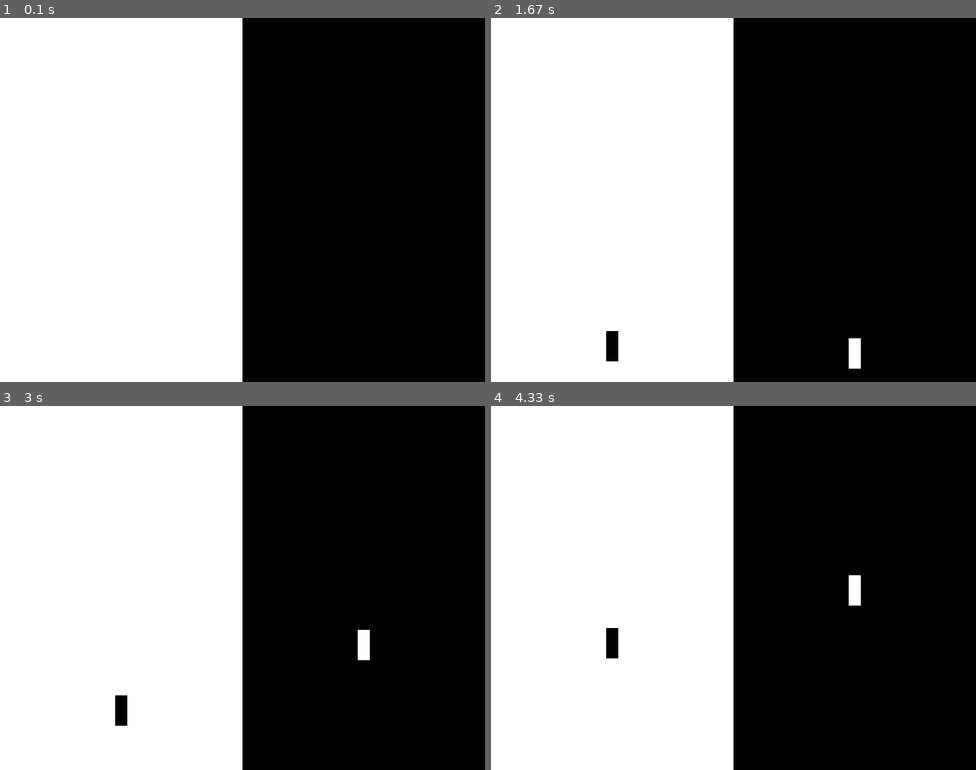
Above: before the commit, frames 1-4 (two rows, left to right).
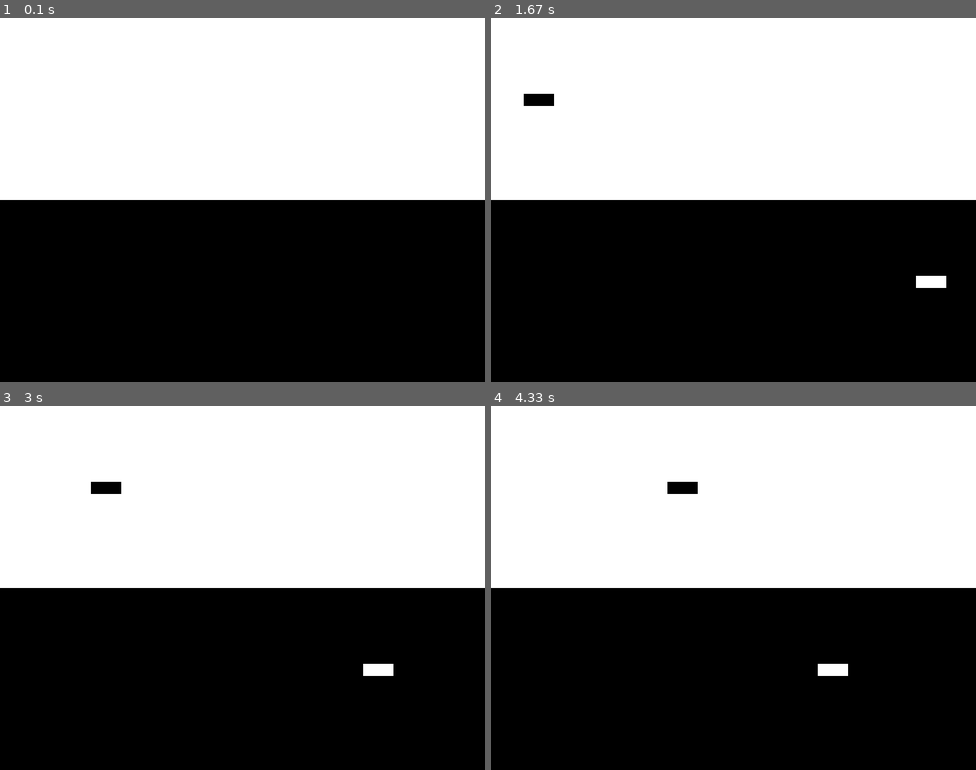
Above: after the commit, the same moments.

Repository: AndreiTsukov/PythonFiles
Game: pygame game, started from Classwork/pygame/lesson10/Rocket.py
Same seed, same stepped clock (60 frames per second), same inputs: the game is played once before the commit and once after it.
Inputs (mouse positions are in pixels of both pictures, inside the frame that each line leads up to):
- Up to frame 1 (0.1 s): no input
- Up to frame 2 (1.67 s): press the mouse at (733, 221) at 0.37 s; move the mouse to (675, 214) at 0.47 s; release the mouse at (617, 203) at 0.6 s; press the mouse at (733, 221) at 0.7 s; move the mouse to (772, 149) at 0.8 s; release the mouse at (806, 72) at 0.93 s; click (912, 327) at 1.05 s; click (617, 127) at 1.38 s
- Up to frame 3 (3 s): press the mouse at (126, 515) at 1.7 s; move the mouse to (247, 580) at 1.8 s; release the mouse at (368, 646) at 1.93 s; press the mouse at (126, 515) at 2.03 s; move the mouse to (247, 537) at 2.13 s; release the mouse at (368, 555) at 2.27 s; click (412, 682) at 2.38 s; click (344, 522) at 2.72 s
- Up to frame 4 (4.33 s): click (617, 653) at 3.55 s; click (626, 558) at 3.88 s; click (588, 722) at 4.22 s

The runs differ from the first frame. In frame 1, 50% of the frame differs, in the area x 0-100%, y 0-100%; in frame 2, 50%; in frame 3, 50%; in frame 4, 50%.

Commit message:
working lesson10/Rocket.py (comments and variables not TRUE! )

Diff:
--- a/Classwork/pygame/lesson10/Kromski.py
+++ b/Classwork/pygame/lesson10/Rocket.py
@@ -7,9 +7,9 @@
 class Rocket:
     # ширина и высота у всех
     # экземпляров-ракет будут одинаковы
-    width_rocket = 20
-    height_rocket = 50
-    def __init__(self, surface, color):
+    width_rocket = 50
+    height_rocket = 20
+    def __init__(self, surface, color,j):
         """Конструктору необходимо передать поверхность, по которой
         будет летать ракета и цвет самой ракеты"""
         self.surf = surface
@@ -19,37 +19,49 @@
         # Координаты верхнего левого угла ракеты устанавливаются так,
         # чтобы ракета летела ровно по центру поверхности по горизонтали
         # и появлялась снизу.
-        self.x = surface.get_width()//2 - Rocket.width_rocket//2
-        self.y = surface.get_height()
-    def fly(self):
+        if j == 1:
+            self.x = 0
+            self.y = surface.get_height()//2 - Rocket.width_rocket//2
+        else:
+            self.x = surface.get_width()
+            self.y = surface.get_height()//2 - Rocket.width_rocket//2
+    def fly(self,j):
         """Вызов метода fly() поднимает ракету на 3 пикселя.
         Если ракета скрывается вверху, она снова появится снизу"""
-        pygame.draw.rect(self.surf, self.color, (self.x, self.y,
-        Rocket.width_rocket, Rocket.height_rocket))
-        self.y -= 3
+        #pygame.draw.polygon(self.surf, self.color, ([100,100], [50,200],[150,200]))
+        pygame.draw.rect(self.surf, self.color, (self.x, self.y,Rocket.width_rocket, Rocket.height_rocket))
+        if j == 1:
+            self.x += 3
+            if self.x > WIN_WIDTH:
+                self.x = 0
+        else:
+            self.x -= 3
+            if self.x < -Rocket.width_rocket:
+                # Поэтому перебрасываем ракету под нижнюю границу окна.
+                self.x = WIN_WIDTH
         # Если координата y ракеты уходит за -50, то значит она
         # полностью скрылась вверху.
-        if self.y < -Rocket.height_rocket:
-            # Поэтому перебрасываем ракету под нижнюю границу окна.
-            self.y = WIN_HEIGHT
+
 sc = pygame.display.set_mode((WIN_WIDTH, WIN_HEIGHT))
 # левая белая поверхность, равная половине окна
-surf_left = pygame.Surface((WIN_WIDTH//2, WIN_HEIGHT))
+surf_left = pygame.Surface((WIN_WIDTH, WIN_HEIGHT//2))
 surf_left.fill(WHITE)
 # правая черная поверхность, равная другой половине окна
-surf_right = pygame.Surface((WIN_WIDTH//2, WIN_HEIGHT))
+surf_right = pygame.Surface((WIN_WIDTH, WIN_HEIGHT//2))
 # размещаем поверхности на главной, указывая координаты
 # их верхних левых углов
 sc.blit(surf_left, (0, 0))
-sc.blit(surf_right, (WIN_WIDTH//2, 0))
+sc.blit(surf_right, (0, WIN_HEIGHT//2))
 # создаем черную ракету для левой поверхности
 # и белую - для правой
-rocket_left = Rocket(surf_left, BLACK)
-rocket_right = Rocket(surf_right, WHITE)
+j = 0
+rocket_left = Rocket(surf_left, BLACK,j)
+rocket_right = Rocket(surf_right, WHITE,j)
 # какая половина активна, до первого клика - никакая
 active_left = False
 active_right = False
 done = True
+
 while done:
     for i in pygame.event.get():
         if i.type == pygame.QUIT:
@@ -57,11 +69,11 @@
         elif i.type == pygame.MOUSEBUTTONUP:
         # если координата X клика меньше половины окна,
         # т. е. клик произошел в левой половине ...
-            if i.pos[0] < WIN_WIDTH//2:
+            if i.pos[1] < WIN_HEIGHT//2:
                 # то активируем левую, отключаем правую
                 active_left = True
                 active_right = False
-            elif i.pos[0] > WIN_WIDTH//2:
+            elif i.pos[1] > WIN_HEIGHT//2: # pos = [x,y] , x - 0  y - 1
                 # иначе - наоборот
                 active_right = True
                 active_left = False
@@ -70,14 +82,16 @@
         # то заливаем только ее цветом,
         surf_left.fill(WHITE)
         # поднимаем ракету,
-        rocket_left.fly()
+        j = 1
+        rocket_left.fly(j)
         # заново отрисовываем левую поверхность на главной.
         sc.blit(surf_left, (0, 0))
     elif active_right:
+        j = 0
         # Если активна правая -> аналогично
         surf_right.fill(BLACK)
-        rocket_right.fly()
-        sc.blit(surf_right, (WIN_WIDTH//2, 0))
+        rocket_right.fly(j)
+        sc.blit(surf_right, (0, WIN_HEIGHT//2))
     pygame.display.update()
     pygame.time.delay(20)
 pygame.quit()
